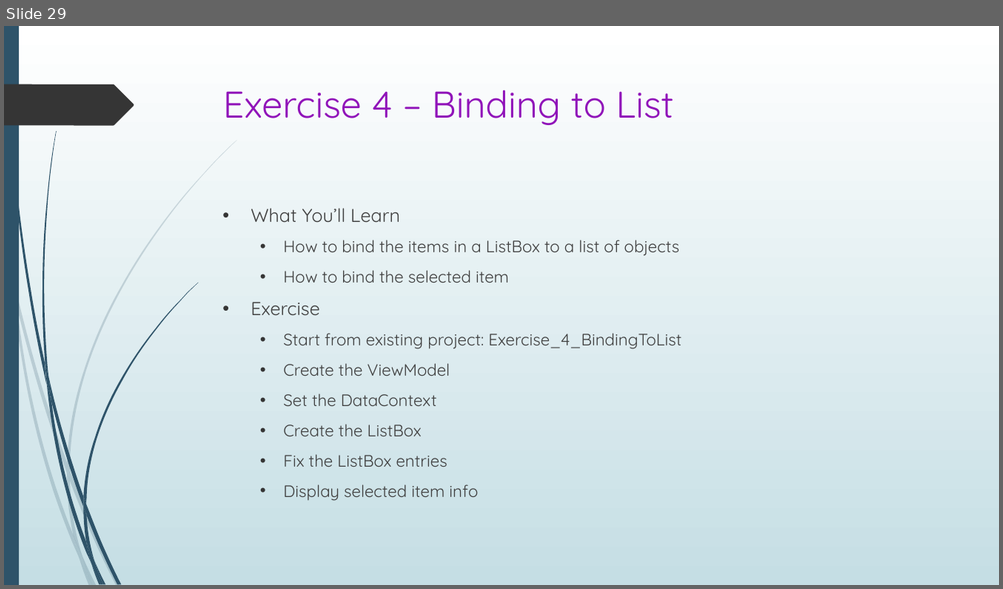
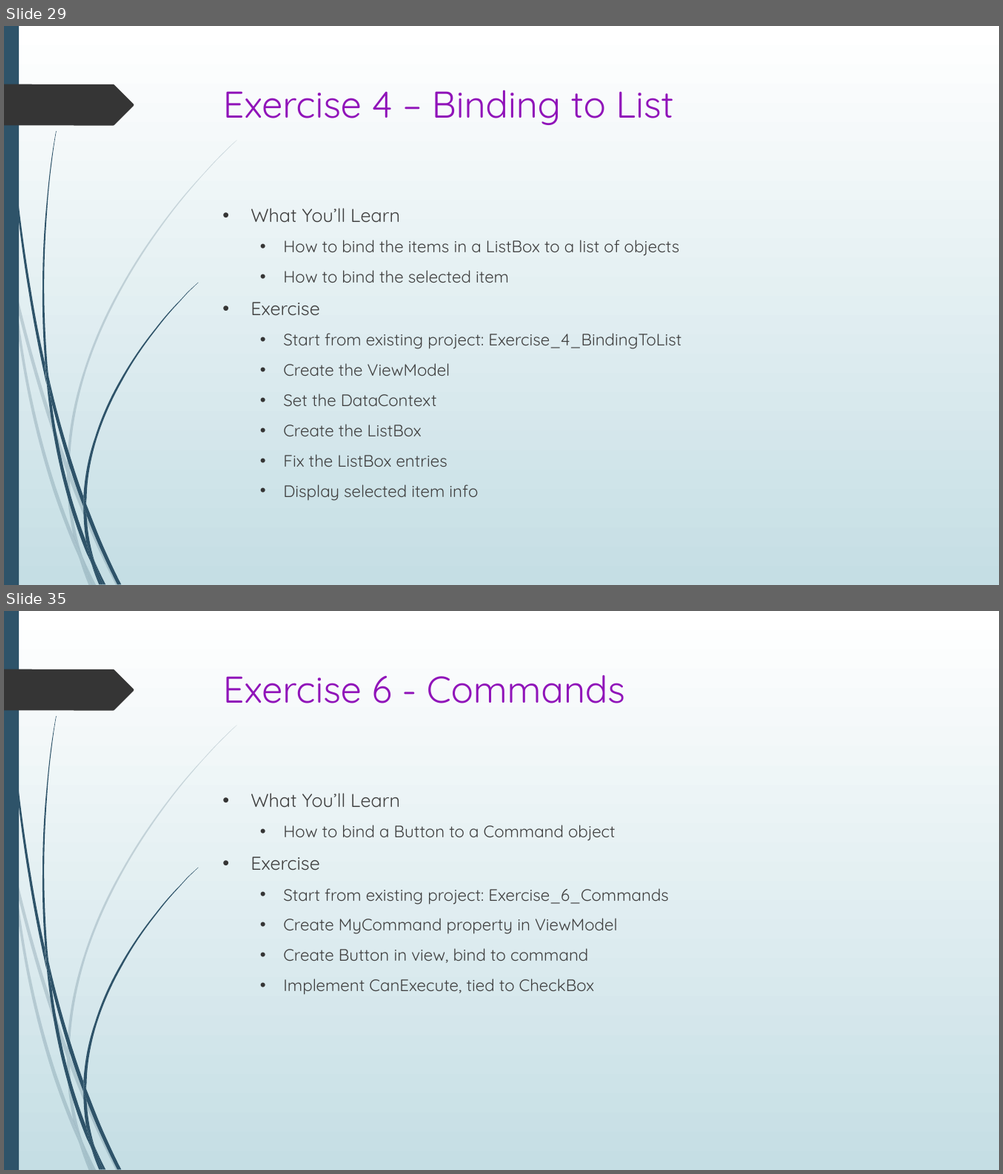
Before and after one commit to seanpsexton/wpf-workshop-solutions, a slide deck: WPF-Workshop-Sexton-Oct2023.pptx. Shown one above the other, each under a label of ours: slide 29 before the commit, slides 29 and 35 after it; the slides between them are not shown. The pictures are 1003x589 and 1003x1174 pixels, drawn with LibreOffice and Linux fonts; fonts in the diff are those of the drawing. Boxes give left, top, right and bottom in pixels: in the first picture for what was removed or moved away, otherwise in the second. Text is boxed around its words. In the diff, an @@ line names an element or a change of style, - is before the commit and + after.

```diff
--- a/WPF-Workshop-Sexton-Oct2023.pptx
+++ b/WPF-Workshop-Sexton-Oct2023.pptx
@@ slide 35 added at (4, 611, 999, 1170), background gradient #FFFFFF to #C5DEE5; not listed: 24 template elements that a slide beside it also shows @@
@@ title added at (223, 675, 625, 703), 36 pt, text #9013B9 @@
+Exercise 6 - Commands
@@ text added at (250, 793, 669, 995), 16 pt, text #404040 @@
+• What You’ll Learn
+  • How to bind a Button to a Command object
+• Exercise
+  • Start from existing project: Exercise_6_Commands
+  • Create MyCommand property in ViewModel
+  • Create Button in view, bind to command
+  • Implement CanExecute, tied to CheckBox
```
Also in this commit, not shown: 5 other slides added, 1 other file.
